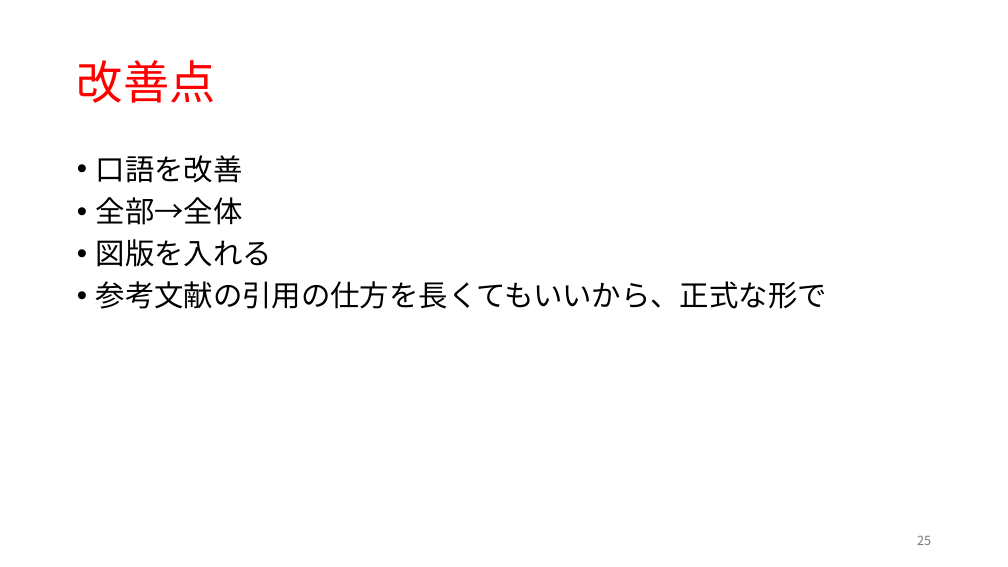
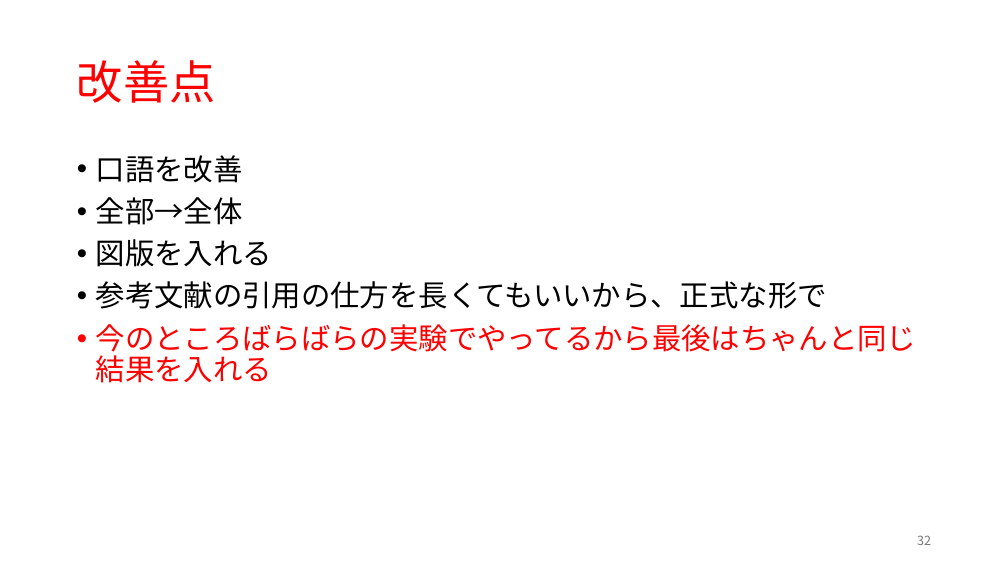
Before and after one commit to rollotea/array-task, a slide deck: slide 32 of 生成AIの追加学習による問題.pptx (slide 25 before the commit). Drawn at 1008x567 pixels with LibreOffice and Linux fonts; fonts in the diff are those of the drawing. Boxes give left, top, right and bottom in pixels: in the first picture for what was removed or moved away, otherwise in the second. Text is boxed around its words. In the diff, an @@ line names an element or a change of style, - is before the commit and + after.

```diff
--- a/生成AIの追加学習による問題.pptx
+++ b/生成AIの追加学習による問題.pptx
@@ text at <box>96,324,917,383</box>: paragraph added @@
+• 今のところばらばらの実験でやってるから最後はちゃんと同じ結果を入れる
@@ page number at <box>917,535,931,545</box>: text changed @@
-25
+32
```
Also in this commit, not shown: 3 other slides changed, 8 slides added, 1 slide removed, 17 other files.
